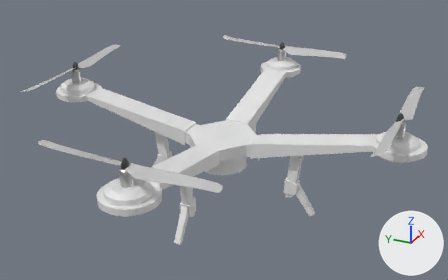
The Blender file Arman/Drone 1.blend, before and after one commit.
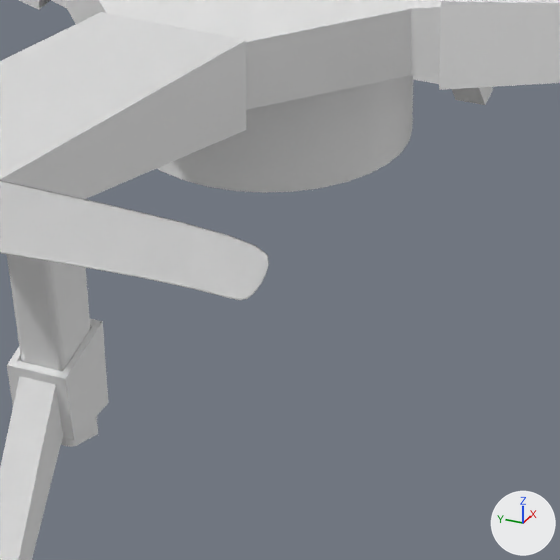
There are two pictures of each version: one whole from a 50 mm lens placed at (-21.25, -9.62, 10.64), pointed at (0.06, -0.03, -0.02), one close up on the part from 40% to 61% of the width and 51% to 84% of the height. Arrows for +X, +Y and +Z are at lower right; the lights stay in place.
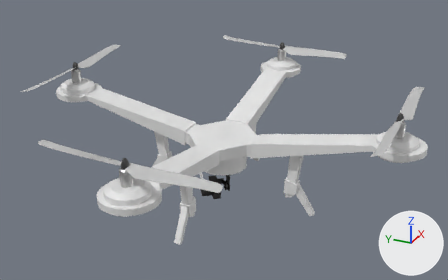
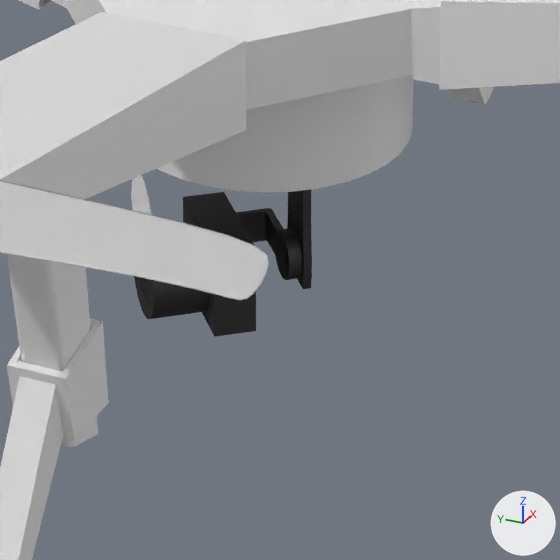
Pixel boxes [x1, y1, x2, y2] of what changed, in the close-ups (560 x 560 px):
'Plane.004', added (black)
    after: [134, 192, 256, 337]
    faces in mat_material_004: [134, 192, 256, 337]
    faces in mat_material_008 (black #000000): [136, 277, 152, 308]
'Circle.005', added
    after: [287, 189, 312, 289]
'Circle.009', added
    after: [236, 208, 283, 254]
'Circle.007', added
    after: [275, 229, 298, 280]
'Plane.006', added
    after: [131, 175, 151, 214]
'Circle.006', added
    after: [288, 228, 302, 279]

What changed in the scene script:
```text
Add mat_material_004:
    mat_material_004 = bpy.data.materials.new('Material.004')
    mat_material_004.use_nodes = True; mat_material_004.node_tree.nodes.clear()
    _N = mat_material_004.node_tree.nodes; _L = mat_material_004.node_tree.links
    n0 = _N.new('ShaderNodeOutputMaterial'); n0.name = 'Material Output'
    n1 = _N.new('ShaderNodeBsdfAnisotropic'); n1.name = 'Glossy BSDF'
    n1.distribution = 'GGX'
    n1.inputs[0].default_value = (0.0867, 0.0867, 0.0867, 1.0)  # 'Color', dark grey #535353
    n1.inputs[1].default_value = 0.6  # 'Roughness'
    _L.new(n1.outputs[0], n0.inputs[0])  # 'BSDF' to 'Surface'
Add ob_circle_005:
    ob_circle_005 = bpy.data.objects.new('Circle.005', me_circle_006)  # 630 vertices, 600 faces; spans x -0.224..0.224, y -0.313..0.191, z -1.184..-0.027; modifiers SUBSURF
    ob_circle_005.parent = ob_circle_004
    ob_circle_005.location = (0.0, 0.622, -0.466)
Add ob_circle_004:
    ob_circle_004 = bpy.data.objects.new('Circle.004', me_circle_005)  # 288 vertices, 258 faces; spans x -0.191..0.191, y -0.191..0.191, z -0.027..0.038; modifiers SUBSURF
    ob_circle_004.location = (-0.102, 0.013, -1.125)
    ob_circle_004.rotation_euler = (0.0, 0.0, 0.695)  # degrees (0, 0, 40)
Add ob_circle_006:
    ob_circle_006 = bpy.data.objects.new('Circle.006', me_circle_007)  # 288 vertices, 258 faces; spans x -1.0..1.0, y -1.0..1.0, z -0.35..-0.16; modifiers SUBSURF
    ob_circle_006.parent = ob_circle_005
    ob_circle_006.location = (0.0, 0.339, -1.445)
    ob_circle_006.rotation_euler = (1.571, 0.0, 0.0)  # degrees (90, 0, 0)
    ob_circle_006.scale = (0.18, 0.18, 0.18)
Add ob_circle_007:
    ob_circle_007 = bpy.data.objects.new('Circle.007', me_circle_008)  # 352 vertices, 322 faces; spans x -1.0..1.0, y -1.0..1.0, z -0.77..-0.35; modifiers SUBSURF
    ob_circle_007.parent = ob_circle_009
    ob_circle_007.location = (0.0, 0.339, -1.445)
    ob_circle_007.rotation_euler = (1.571, 0.0, 0.0)  # degrees (90, 0, 0)
    ob_circle_007.scale = (0.18, 0.18, 0.18)
Add ob_circle_009:
    ob_circle_009 = bpy.data.objects.new('Circle.009', me_circle_010)  # 362 vertices, 332 faces; spans x 0.083..0.517, y -0.517..0.144, z -0.144..0.144; modifiers SUBSURF
    ob_circle_009.parent = ob_circle_006
    ob_circle_009.location = (0.0, 0.923, -1.445)
Add ob_plane_004:
    ob_plane_004 = bpy.data.objects.new('Plane.004', me_plane_005)  # 1257 vertices, 1241 faces; spans x -0.429..0.429, y -0.149..0.551, z -0.33..0.33; in mat_material_008 (black #000000)
    ob_plane_004.parent = ob_circle_009
    ob_plane_004.location = (0.0, 0.923, -1.445)
Add ob_plane_006:
    ob_plane_006 = bpy.data.objects.new('Plane.006', me_plane_001)  # 81 vertices, 64 faces; spans x -0.314..0.314, y 0.599, z -0.314..0.314; in mat_material_005 (white #e7e7e7); modifiers SUBSURF
    ob_plane_006.parent = ob_plane_004
    ob_plane_006.location = (0.0, 0.874, -0.989)
```
